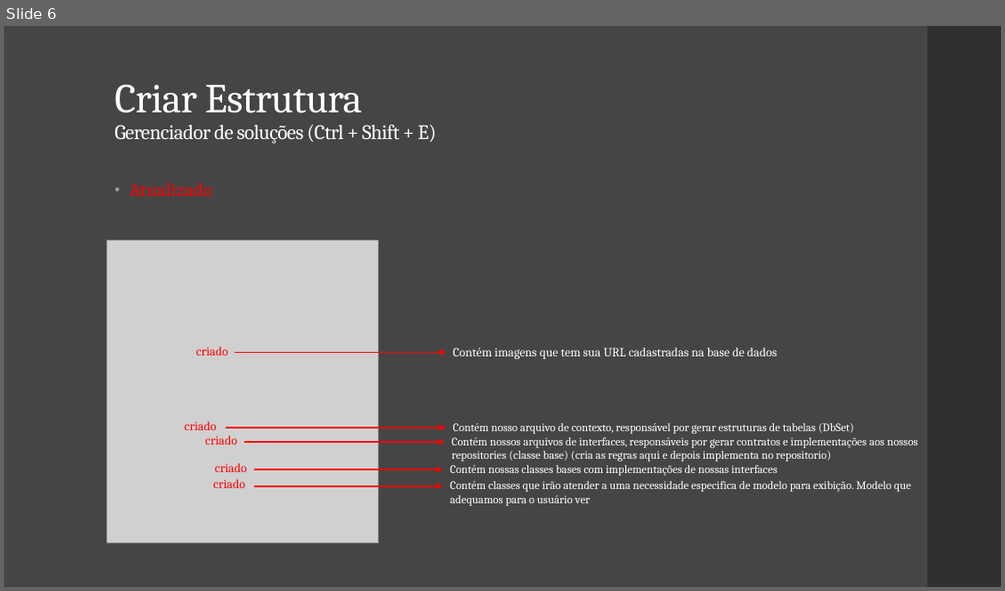
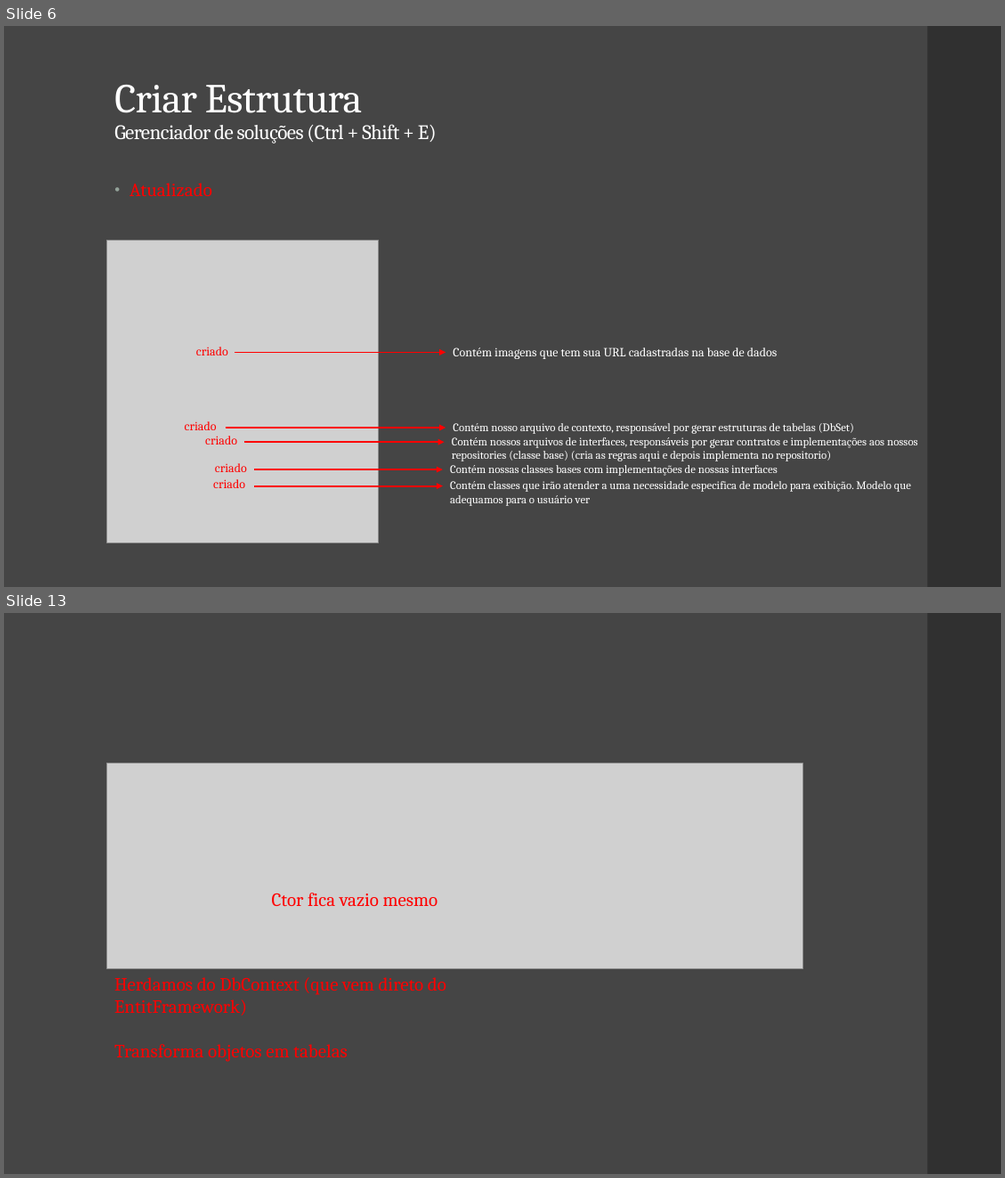
Before and after one commit to Filipe-Alexandre/TIPI04, a slide deck: aulas/saida-02-Back-end/Csharp/DocumentacaoMVC.pptx. Shown one above the other, each under a label of ours: slide 6 before the commit, slides 6 and 13 after it; the slides between them are not shown. The pictures are 1005x591 and 1005x1178 pixels, drawn with LibreOffice and Linux fonts; fonts in the diff are those of the drawing; grey boxes stand for pictures. Boxes give left, top, right and bottom in pixels: in the first picture for what was removed or moved away, otherwise in the second. Text is boxed around its words. In the diff, an @@ line names an element or a change of style, - is before the commit and + after.

```diff
--- a/aulas/saida-02-Back-end/Csharp/DocumentacaoMVC.pptx
+++ b/aulas/saida-02-Back-end/Csharp/DocumentacaoMVC.pptx
@@ slide 13 added at [4, 613, 1001, 1174], background #454545; not listed: 1 template element that a slide beside it also shows @@
@@ picture added at [107, 763, 802, 968] @@
@@ text added at [272, 892, 438, 906], 18 pt, text #FF0000 @@
+Ctor fica vazio mesmo
@@ text added at [114, 977, 446, 1062], 18 pt, text #FF0000 @@
+Herdamos do DbContext (que vem direto do EntitFramework)
+Transforma objetos em tabelas
```
Also in this commit, not shown: 10 other slides added.
